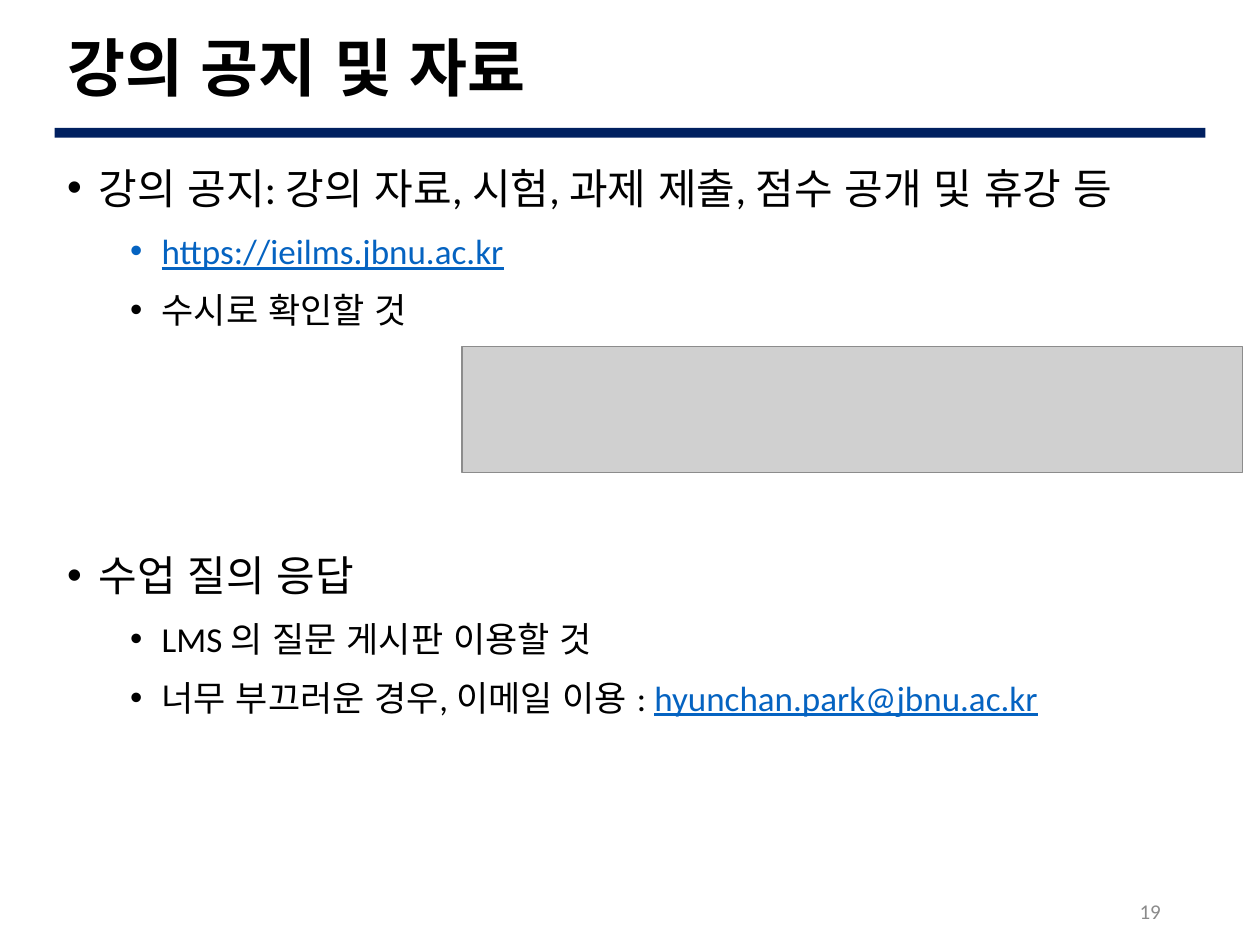
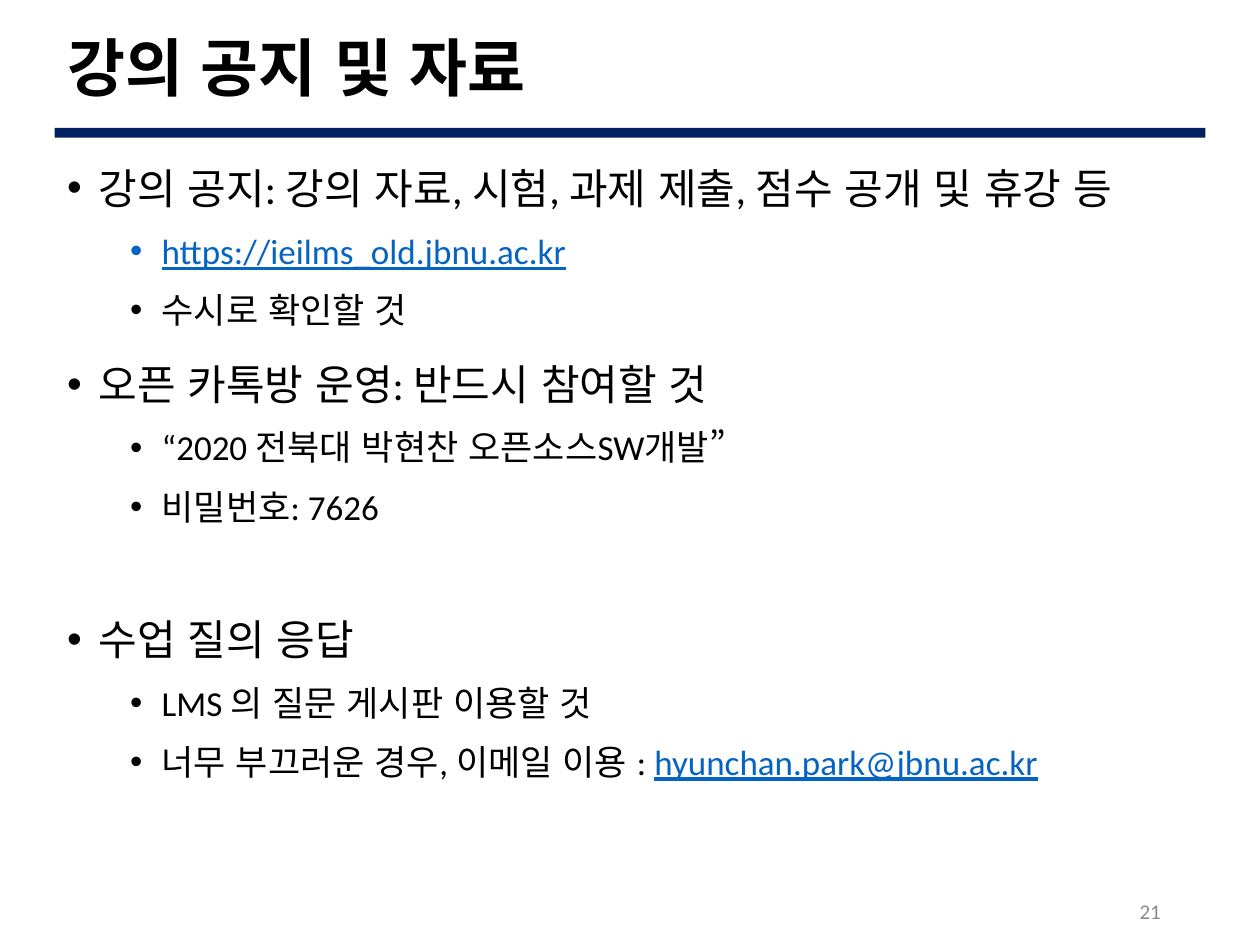
Before and after one commit to JBNU-JEduTools/osscourse, a slide deck: slide 21 of Slides 2020/0. Introduction OSS.pptx (slide 19 before the commit). Drawn at 1260x945 pixels with LibreOffice and Linux fonts; fonts in the diff are those of the drawing; grey boxes stand for pictures; background and template pictures are left out. Boxes give left, top, right and bottom in pixels: in the first picture for what was removed or moved away, otherwise in the second. Text is boxed around its words. In the diff, an @@ line names an element or a change of style, - is before the commit and + after.

```diff
--- a/Slides 2020/0. Introduction OSS.pptx
+++ b/Slides 2020/0. Introduction OSS.pptx
@@ text at [162, 239, 566, 270]: text changed @@
-  • https://ieilms.jbnu.ac.kr
+  • https://ieilms_old.jbnu.ac.kr
@@ picture removed at [462, 346, 1242, 472] @@
@@ text at [99, 365, 725, 523]: paragraphs added @@
+• 오픈 카톡방 운영: 반드시 참여할 것
+  • “2020 전북대 박현찬 오픈소스SW개발”
+  • 비밀번호: 7626
@@ page number at [1140, 905, 1161, 919]: text changed @@
-19
+21
```
Also in this commit, not shown: 3 other slides changed, 2 slides added, 1 slide removed, 20 other files.
